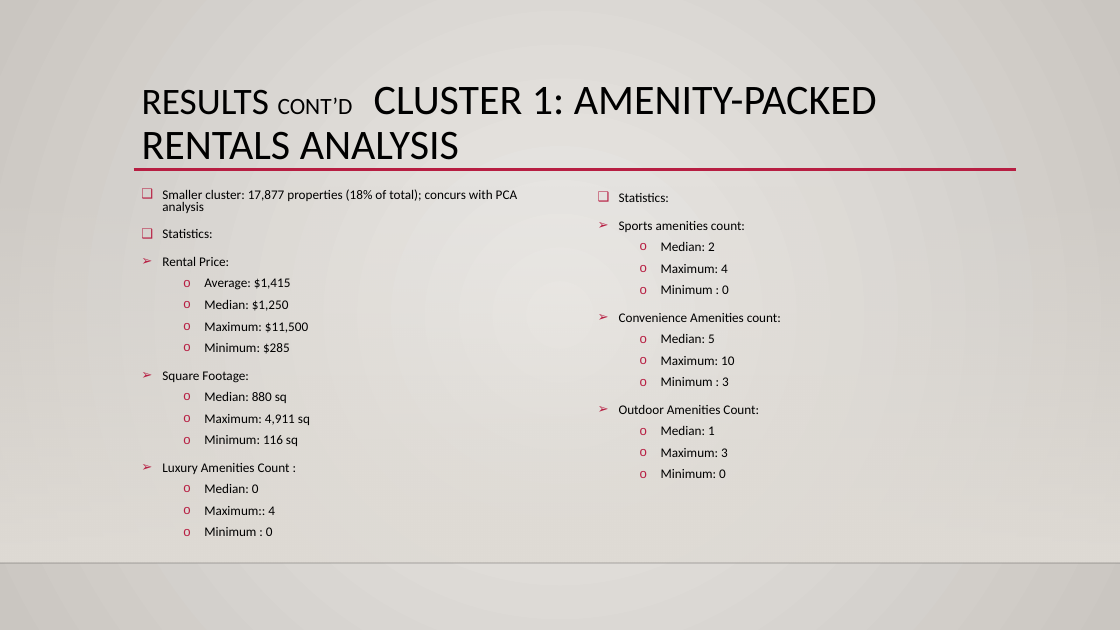
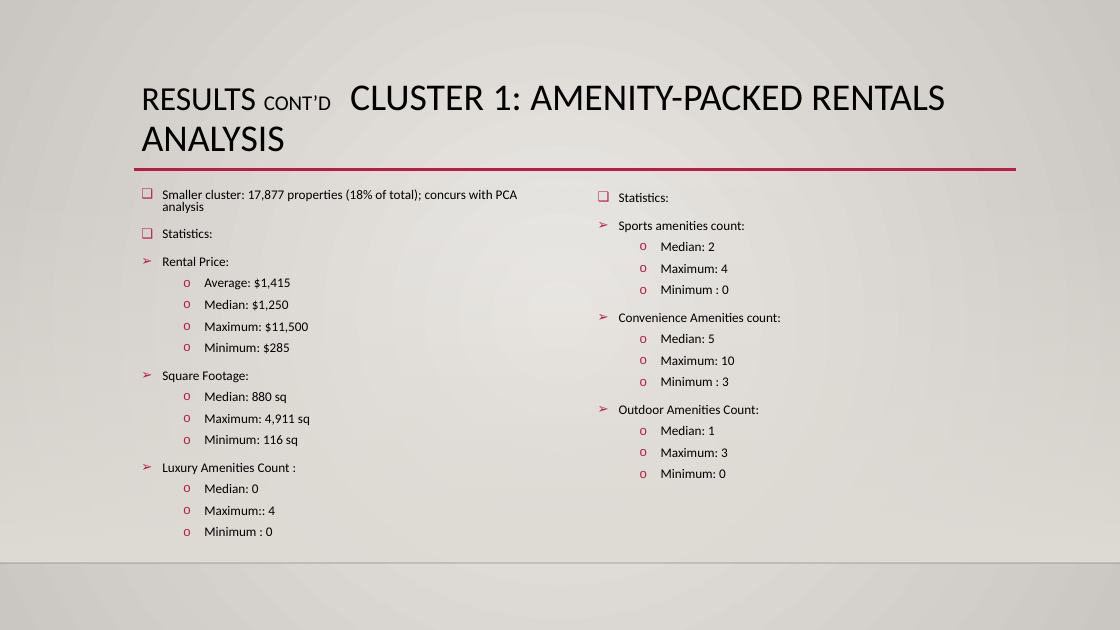
Before and after one commit to EllaN12/US_Rental_Market, a slide deck: slide 12 of Analysis of Us Rental Market.pptx. Drawn at 1120x630 pixels with LibreOffice and Linux fonts; fonts in the diff are those of the drawing; background and template pictures are left out. Boxes give left, top, right and bottom in pixels: in the first picture for what was removed or moved away, otherwise in the second. Text is boxed around its words. In the diff, an @@ line names an element or a change of style, - is before the commit and + after.

```diff
--- a/Analysis of Us Rental Market.pptx
+++ b/Analysis of Us Rental Market.pptx
@@ title "RESULTS CONT’D CLUSTER 1: AMENITY-PACKED ..." at bbox=[142, 85, 945, 152]: size 32 to 28.8 pt in "RESULTS"; size 20 to 18 pt in "CONT’D"; size 36 to 32.4 pt in "CLUSTER 1: AMENITY-PACKED RENTALS ANALYSIS" @@
```
Also in this commit, not shown: 2 other slides changed.
